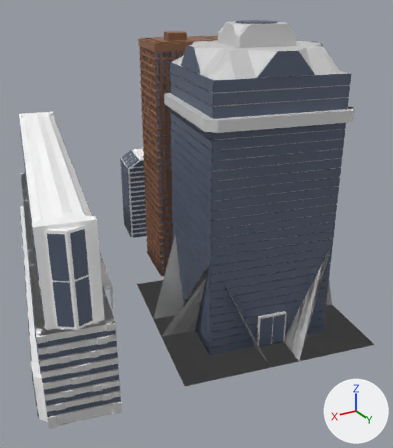
An edit to the glTF model run/textures/build/build2.glb, drawn before and after from the same camera.
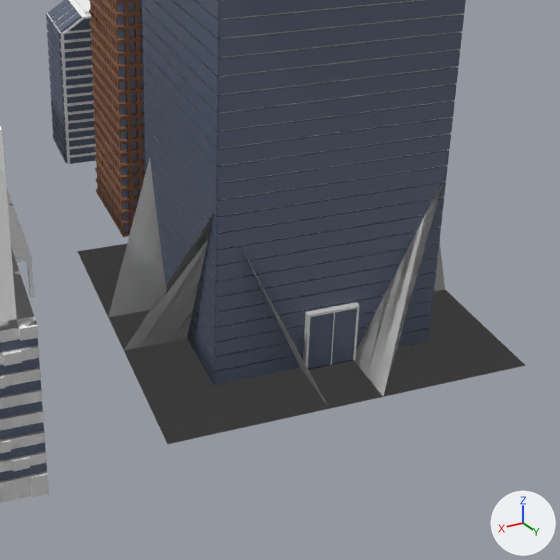
Each version appears first whole from a camera (50 mm lens) standing at (10.49, 14.19, 11.05) and looking at (0.69, -2.13, 2.89), and next in a close-up on the part from 24% to 100% of the width and 34% to 100% of the height. Every picture has the same lights, and +X, +Y and +Z are marked at lower right. Where no turn or scale is listed for an object, it has been applied to the vertices. Vertices at the same position are counted once.

The scene before the commit, as lines of its bpy script (objects in view):
```python
ob_円柱 = bpy.data.objects.new('円柱', me_円柱)
ob_円柱.location = (0.0, 0.2, 10.16)
ob_立方体_007 = bpy.data.objects.new('立方体.007', me_立方体_007)
ob_立方体_007.location = (-1.56, -5.35, 2.35)
ob_立方体_011 = bpy.data.objects.new('立方体.011', me_立方体_011)
ob_立方体_011.location = (-2.46, -9.15, 0.09)
# also in view: '立方体.010' at (-2.23, -8.26, 2.18); '立方体.012' at (-2.23, -8.26, 1.76); '立方体.016' at (5.53, -4.39, 2.97)
```
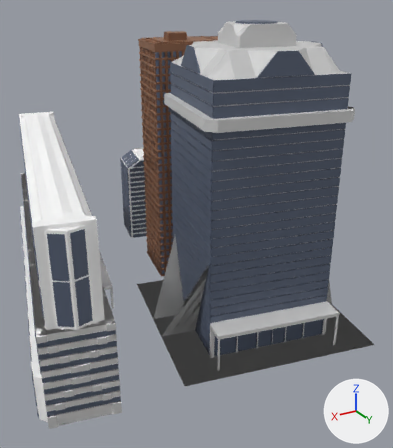
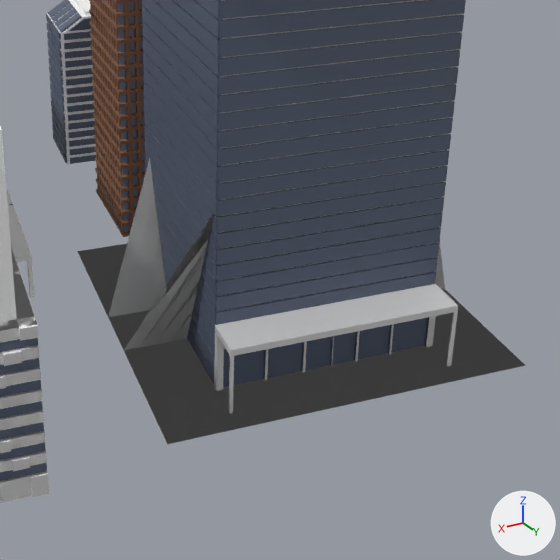
What differs and where, as boxes [x1, y1, x2, y2] in the close-ups (560 x 560 px):
part 1 of me_円柱, built on: before [303, 302, 359, 370]; after [214, 284, 458, 414]

The edits, one by one:
me_円柱 is used by ob_円柱; location (0.0, 0.2, 10.16).
me_円柱 had 3589 vertices, 6720 faces and spanned x -4.0..3.99, y -3.94..3.95, z -10.13..0.02.
me_円柱 now has 3855 vertices, 7214 faces and spans x -4.0..3.99, y -3.94..3.95, z -10.21..0.02.
me_円柱 part 1: 1 vertex moved from x 0.95, y 2.08, z -10.08 to x 0.95, y 2.08, z -10.2; 21 vertices removed from x -0.03..0.95, y 1.97..2.29, z -10.08..-8.94; 287 vertices added at x -1.57..2.72, y 1.6..3.27, z -10.21..-8.86.
